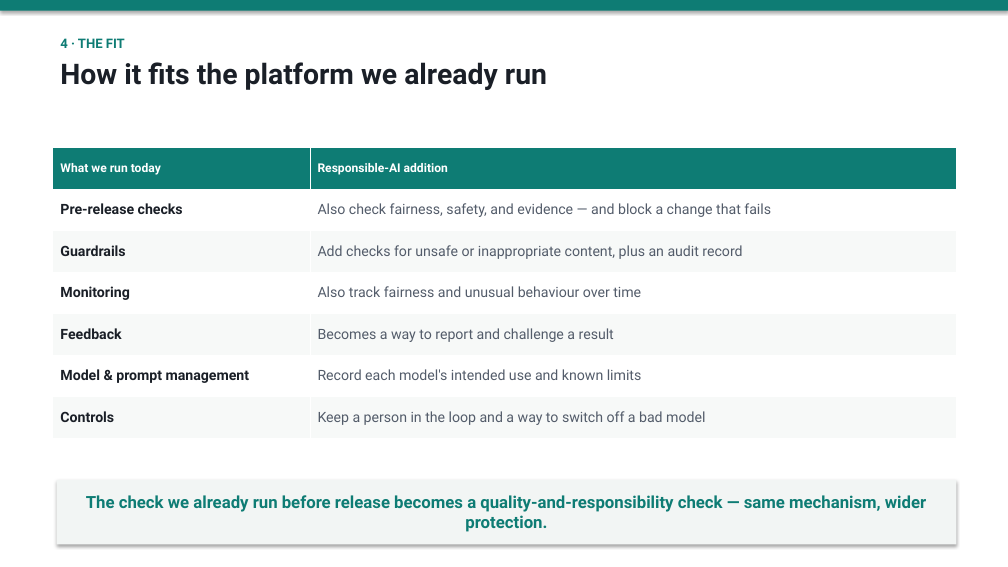
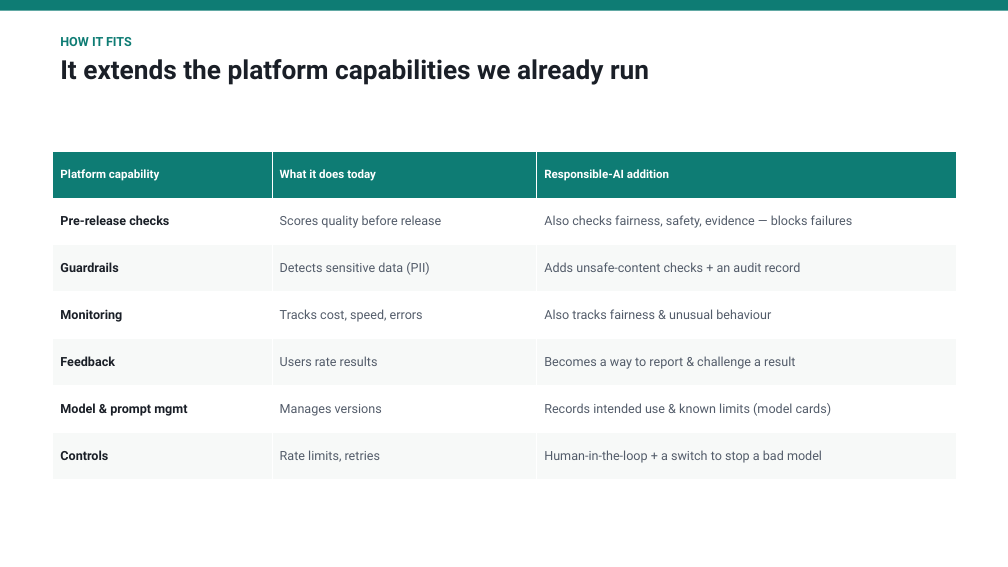
Before and after one commit to shyamanugu/LLMOps, a slide deck: slide 5 of usecases/ai_pipeline 2/docs/Responsible_AI_for_APIX.pptx. Drawn at 1008x567 pixels with LibreOffice and Linux fonts; fonts in the diff are those of the drawing. Boxes give left, top, right and bottom in pixels: in the first picture for what was removed or moved away, otherwise in the second. Text is boxed around its words. In the diff, an @@ line names an element or a change of style, - is before the commit and + after.

```diff
--- a/usecases/ai_pipeline 2/docs/Responsible_AI_for_APIX.pptx
+++ b/usecases/ai_pipeline 2/docs/Responsible_AI_for_APIX.pptx
@@ rectangle at bbox=[0, 0, 1008, 11]: shadow off @@
@@ text at bbox=[60, 37, 649, 85]: text changed; size 27 to 25 pt @@
-4 · THE FIT
-How it fits the platform we already run
+HOW IT FITS
+It extends the platform capabilities we already run
@@ table at bbox=[53, 151, 957, 479] @@
-column 1: What we run today | Pre-release checks | Guardrails | Monitoring | Feedback | Model & prompt management | Controls
-column 2: Responsible-AI addition | Also check fairness, safety, and evidence — and block a change that fails | Add checks for unsafe or inappropriate content, plus an audit record | Also track fairness and unusual behaviour over time | Becomes a way to report and challenge a result | Record each model's intended use and known limits | Keep a person in the loop and a way to switch off a bad model
+column 1: Platform capability | Pre-release checks | Guardrails | Monitoring | Feedback | Model & prompt mgmt | Controls
+column 2: What it does today | Scores quality before release | Detects sensitive data (PII) | Tracks cost, speed, errors | Users rate results | Manages versions | Rate limits, retries
+column 3: Responsible-AI addition | Also checks fairness, safety, evidence — blocks failures | Adds unsafe-content checks + an audit record | Also tracks fairness & unusual behaviour | Becomes a way to report & challenge a result | Records intended use & known limits (model cards) | Human-in-the-loop + a switch to stop a bad model
@@ table: place and size @@
-table at bbox=[53, 147, 957, 439]
+table at bbox=[53, 151, 957, 479]
@@ rectangle removed at bbox=[57, 480, 957, 544] @@
-The check we already run before release becomes a quality-and-responsibility check — same mechanism, wider protection.
```
Also in this commit, not shown: 3 other slides changed, 4 slides added, 4 slides removed.
